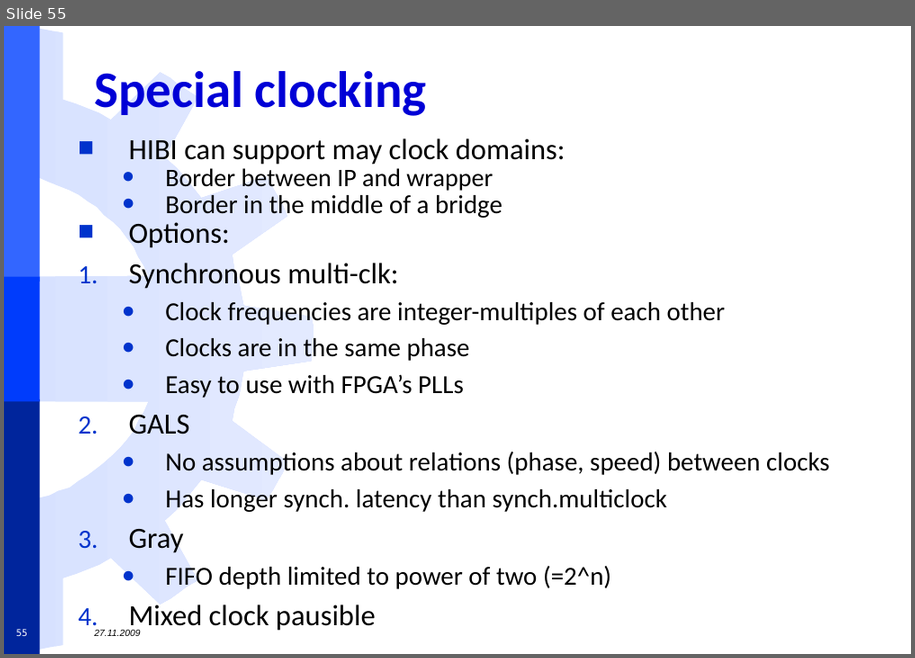
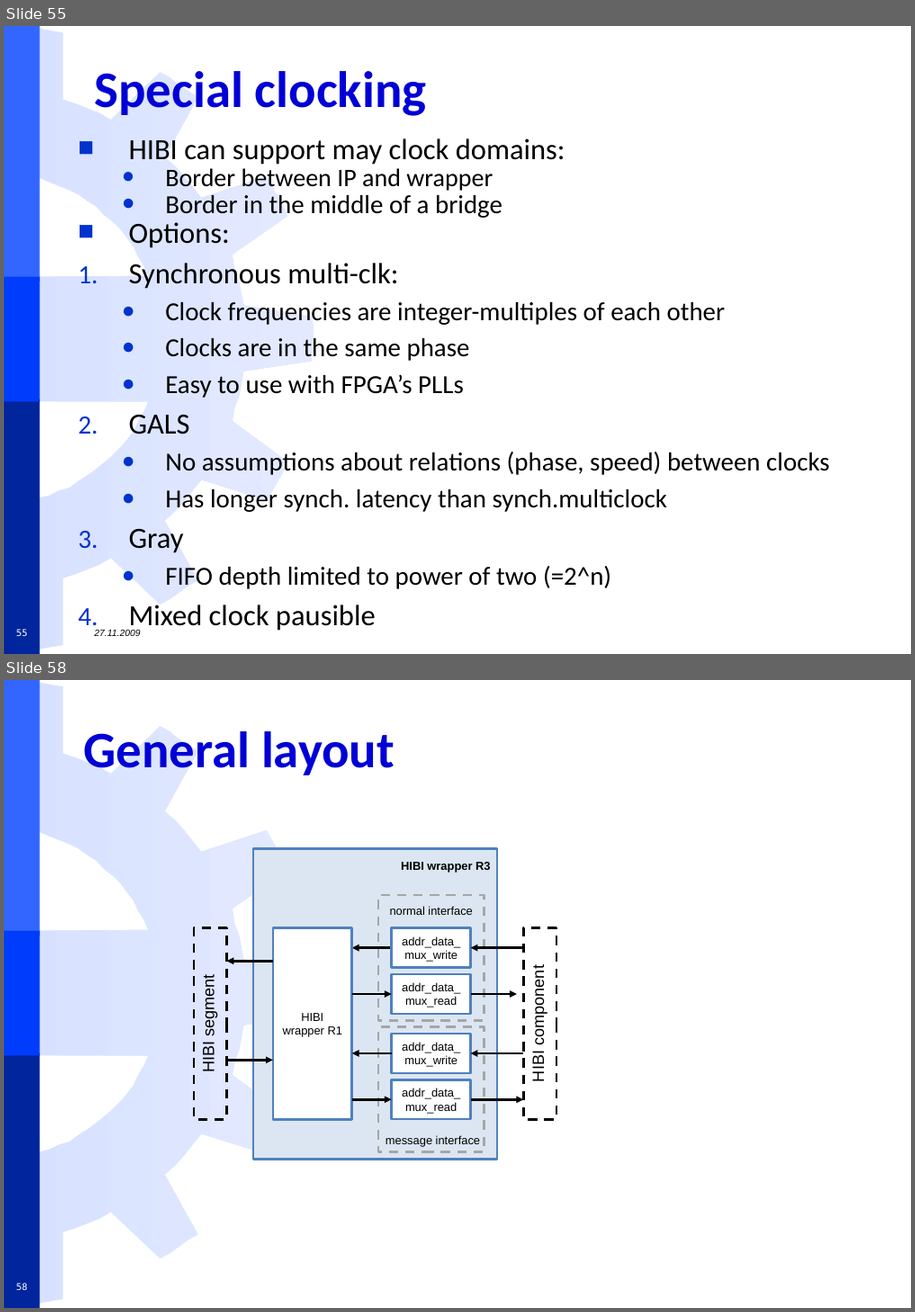
Before and after one commit to freecores/funbase_ip_library, a slide deck: TUT/ip.hwp.communication/hibi/doc/Datasheet/Fig/HIBI datasheet presentation v6_wikikuvat.pptx. Shown one above the other, each under a label of ours: slide 55 before the commit, slides 55 and 58 after it; the slides between them are not shown. The pictures are 915x658 and 915x1312 pixels, drawn with LibreOffice and Linux fonts; fonts in the diff are those of the drawing; background and template pictures are left out. Boxes give left, top, right and bottom in pixels: in the first picture for what was removed or moved away, otherwise in the second. Text is boxed around its words. In the diff, an @@ line names an element or a change of style, - is before the commit and + after.

```diff
--- a/TUT/ip.hwp.communication/hibi/doc/Datasheet/Fig/HIBI datasheet presentation v6_wikikuvat.pptx
+++ b/TUT/ip.hwp.communication/hibi/doc/Datasheet/Fig/HIBI datasheet presentation v6_wikikuvat.pptx
@@ slide 58 added at (x1=4, y1=680, x2=911, y2=1308), background #FFFFFF; not listed: 4 template elements that a slide beside it also shows @@
@@ title added at (x1=83, y1=731, x2=395, y2=775), 44 pt, text #0000D6, bold @@
+General layout
@@ rectangle added at (x1=253, y1=849, x2=497, y2=1159), fill #DCE6F2, outline #4F81BD 2 pt @@
@@ text added at (x1=401, y1=862, x2=490, y2=873), 10 pt, text #000000, bold @@
+HIBI wrapper R3
@@ rectangle added at (x1=378, y1=895, x2=484, y2=1021), outline #A6A6A6 2 pt dashed @@
@@ text added at (x1=390, y1=906, x2=472, y2=915), 10 pt, text #000000 @@
+normal interface
@@ rectangle added at (x1=194, y1=928, x2=226, y2=1119), outline #000000 2 pt dashed, 14 pt, text #000000 @@
+HIBI segment
@@ rectangle added at (x1=273, y1=928, x2=351, y2=1119), fill #FFFFFF, outline #4F81BD 2 pt, 10 pt, text #000000 @@
+HIBI wrapper R1
@@ arrow added from (392, 948) to (352, 948), #000000 2 pt @@
@@ rectangle added at (x1=392, y1=928, x2=470, y2=967), fill #FFFFFF, outline #4F81BD 2 pt, 10 pt, text #000000 @@
+addr_data_mux_write
@@ arrow added from (523, 948) to (470, 948), #000000 2 pt @@
@@ rectangle added at (x1=524, y1=928, x2=557, y2=1119), outline #000000 2 pt dashed, 14 pt, text #000000 @@
+HIBI component
@@ arrow added from (273, 962) to (227, 962), #000000 2 pt @@
@@ rectangle added at (x1=392, y1=974, x2=470, y2=1013), fill #FFFFFF, outline #4F81BD 2 pt, 10 pt, text #000000 @@
+addr_data_mux_read
@@ arrow added from (352, 994) to (392, 994), #000000 2 pt @@
@@ arrow added from (470, 994) to (518, 994), #000000 2 pt @@
@@ rectangle added at (x1=378, y1=1026, x2=484, y2=1152), outline #A6A6A6 2 pt dashed @@
@@ arrow added from (392, 1054) to (352, 1054), #000000 2 pt @@
@@ rectangle added at (x1=392, y1=1034, x2=470, y2=1073), fill #FFFFFF, outline #4F81BD 2 pt, 10 pt, text #000000 @@
+addr_data_mux_write
@@ arrow added from (523, 1054) to (470, 1054), #000000 2 pt @@
@@ arrow added from (227, 1061) to (273, 1061), #000000 2 pt @@
@@ rectangle added at (x1=392, y1=1080, x2=470, y2=1119), fill #FFFFFF, outline #4F81BD 2 pt, 10 pt, text #000000 @@
+addr_data_mux_read
@@ arrow added from (352, 1099) to (392, 1099), #000000 2 pt @@
@@ arrow added from (470, 1099) to (523, 1099), #000000 2 pt @@
@@ text added at (x1=386, y1=1135, x2=480, y2=1147), 10 pt, text #000000 @@
+message interface
@@ page number added at (x1=17, y1=1283, x2=27, y2=1290), 8 pt, text #FFFFFF @@
+58
```
Also in this commit, not shown: 8 other slides added.
